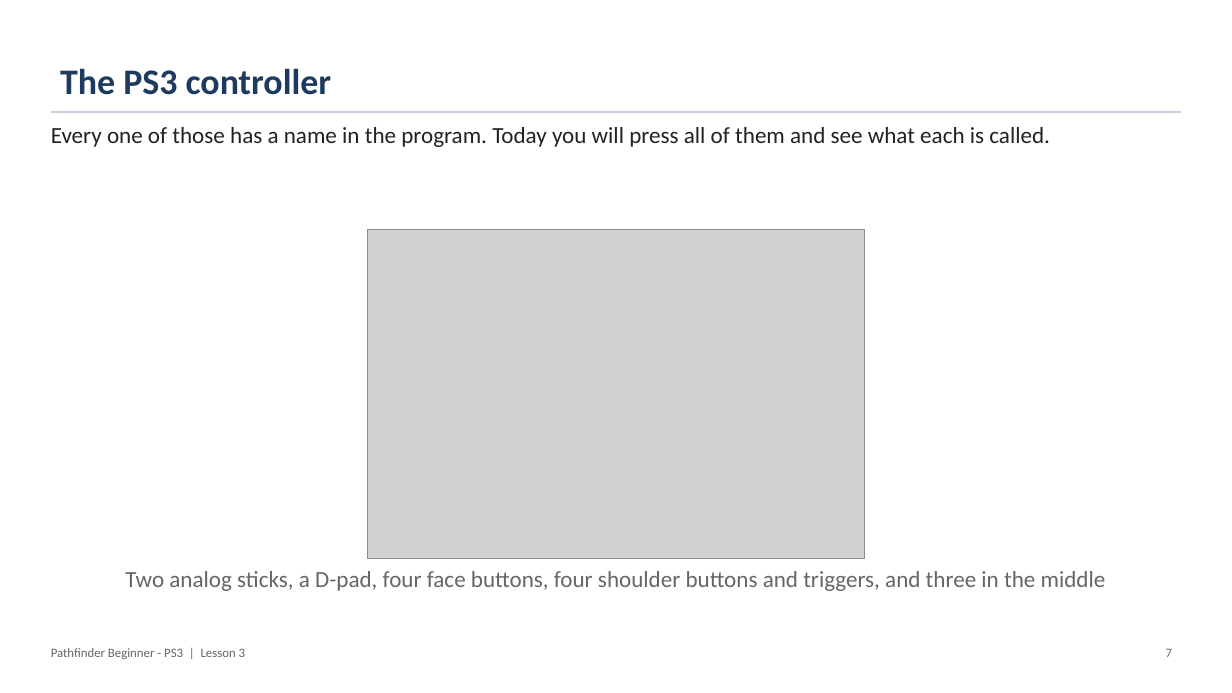
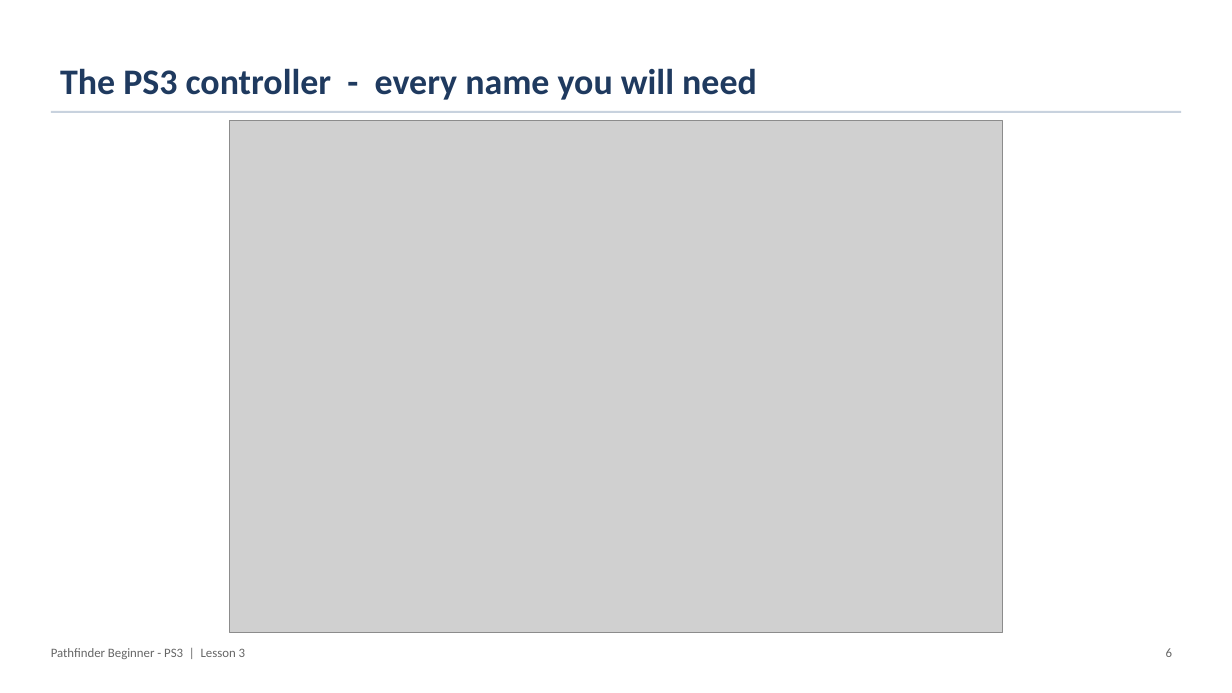
Before and after one commit to PorpoiseRobotics/porpoise-robotics, a slide deck: slide 7 of ground-vehicle/docs/courses/beginner-ps3/l3_controller_programming.pptx (slide 8 before the commit). Drawn at 1232x693 pixels with LibreOffice and Linux fonts; fonts in the diff are those of the drawing; grey boxes stand for pictures. Boxes give left, top, right and bottom in pixels: in the first picture for what was removed or moved away, otherwise in the second. Text is boxed around its words. In the diff, an @@ line names an element or a change of style, - is before the commit and + after.

```diff
--- a/ground-vehicle/docs/courses/beginner-ps3/l3_controller_programming.pptx
+++ b/ground-vehicle/docs/courses/beginner-ps3/l3_controller_programming.pptx
@@ title at bbox=[60, 68, 757, 100]: text changed @@
-The PS3 controller
+The PS3 controller - every name you will need
@@ text removed at bbox=[51, 127, 1050, 147] @@
-Every one of those has a name in the program. Today you will press all of them and see what each is called.
@@ picture: place and size @@
-picture at bbox=[368, 229, 865, 559]
+picture at bbox=[230, 120, 1003, 633]
@@ text removed at bbox=[125, 571, 1106, 591] @@
-Two analog sticks, a D-pad, four face buttons, four shoulder buttons and triggers, and three in the middle
@@ text at bbox=[1166, 648, 1172, 657]: text changed @@
-7
+6
```
Also in this commit, not shown: 6 other slides changed, 1 slide added, 2 slides removed, 17 other files.
